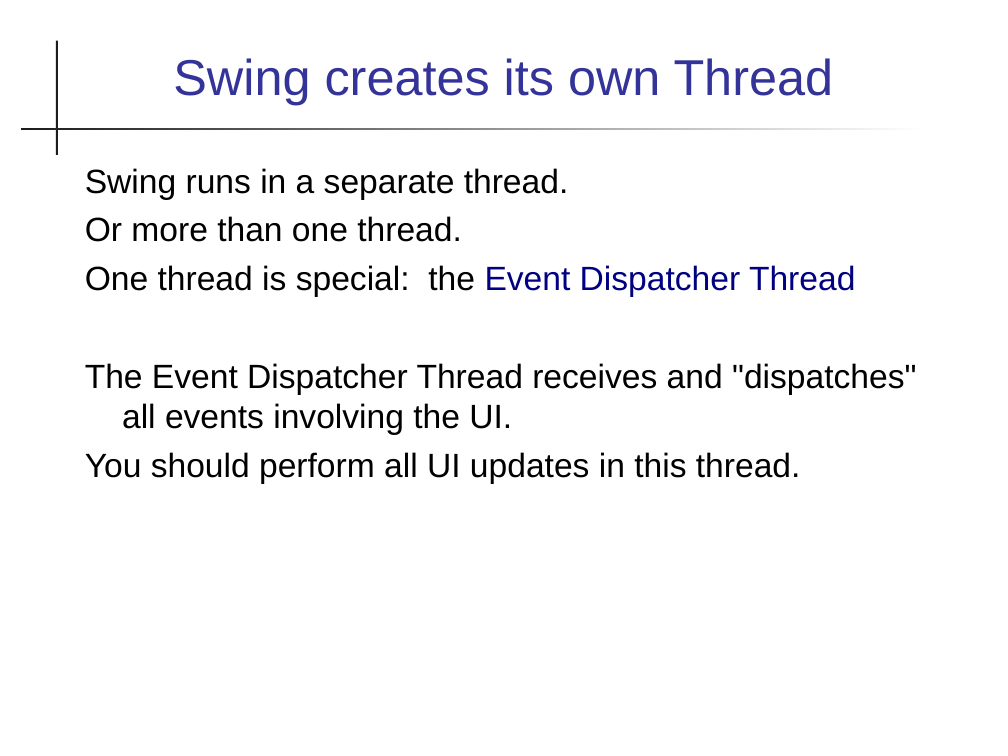
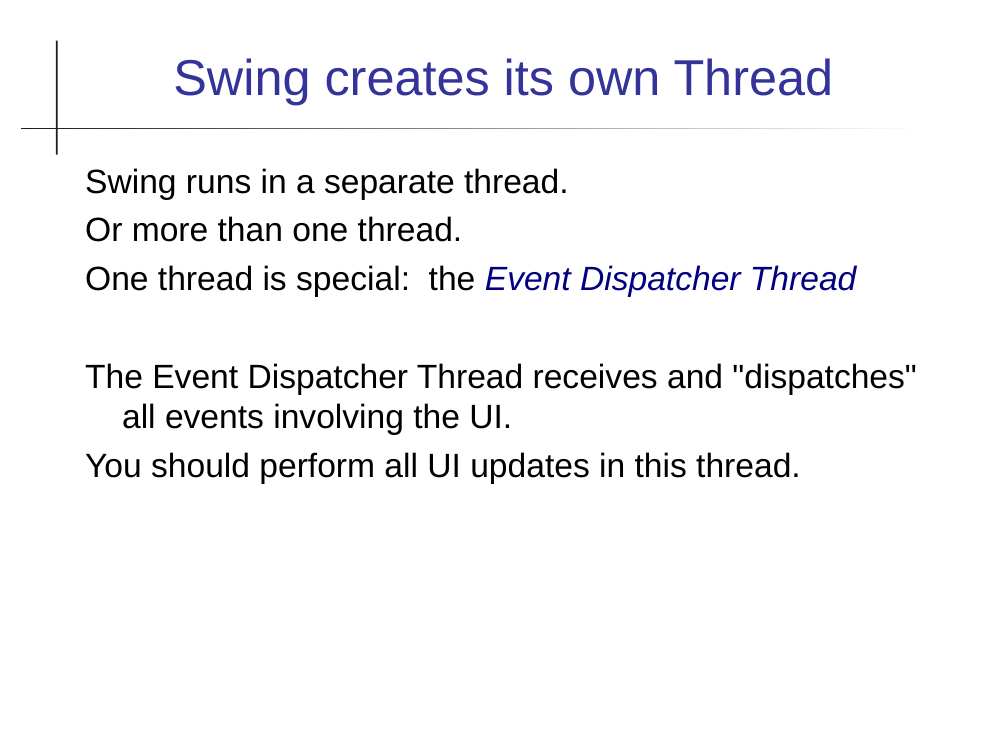
Before and after one commit to skeoop/skeoop.github.io, a slide deck: slide 16 of week7/Graphics-1.ppt. Drawn at 1008x756 pixels with LibreOffice and Linux fonts; fonts in the diff are those of the drawing. Boxes give left, top, right and bottom in pixels: in the first picture for what was removed or moved away, otherwise in the second. Text is boxed around its words. In the diff, an @@ line names an element or a change of style, - is before the commit and + after.

```diff
--- a/week7/Graphics-1.ppt
+++ b/week7/Graphics-1.ppt
@@ text at (x1=85, y1=265, x2=856, y2=297): italic on in "Event Dispatcher Thread" @@
```
Also in this commit, not shown: 7 other slides changed, 22 slides removed, 27 other files.
